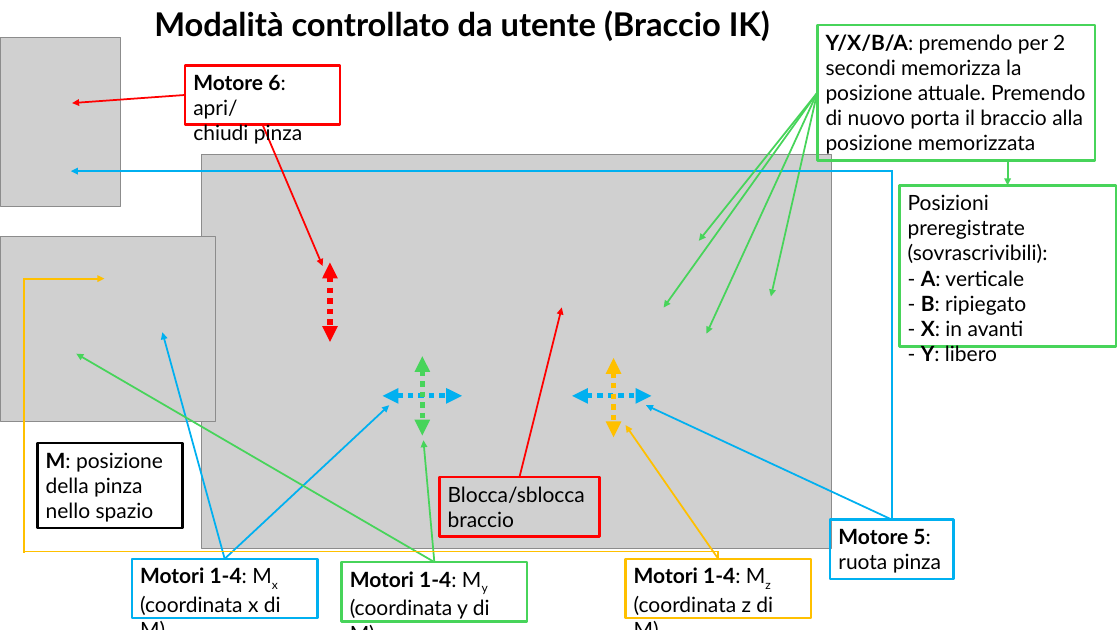
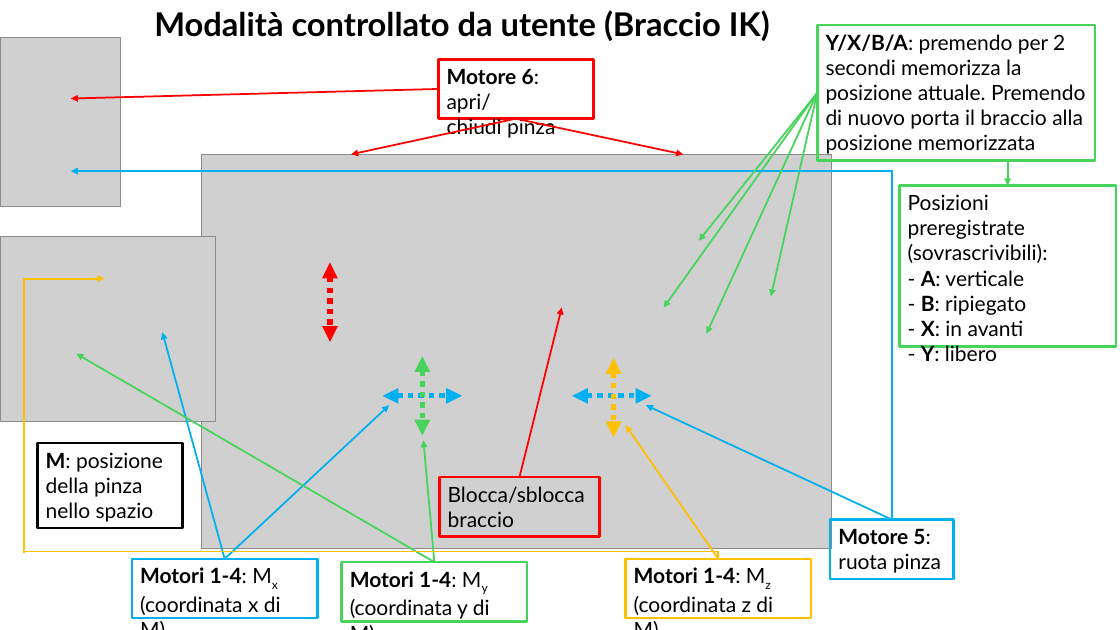
Before and after one commit to irotaicnoc/yahboom_rdk_x3_robot, a slide deck: slide 4 of sunriseRobot/app_SunriseRobot/info/joystick_key_map.pptx. Drawn at 1120x630 pixels with LibreOffice and Linux fonts; fonts in the diff are those of the drawing; grey boxes stand for pictures. Boxes give left, top, right and bottom in pixels: in the first picture for what was removed or moved away, otherwise in the second. Text is boxed around its words. In the diff, an @@ line names an element or a change of style, - is before the commit and + after.

```diff
--- a/sunriseRobot/app_SunriseRobot/info/joystick_key_map.pptx
+++ b/sunriseRobot/app_SunriseRobot/info/joystick_key_map.pptx
@@ arrow moved from (185, 95) - (72, 103) to (439, 89) - (71, 98) @@
@@ rectangle "Motore 6: apri/": place and size @@
-rectangle "Motore 6: apri/" at (185,66,340,125)
+rectangle "Motore 6: apri/" at (439,60,594,119)
@@ arrow added from (516, 118) to (351, 155), #FF0000 1.5 pt @@
@@ arrow added from (516, 118) to (683, 155), #FF0000 1.5 pt @@
@@ arrow removed from (263, 124) to (323, 266) @@
```
Also in this commit, not shown: 1 other slide changed.
